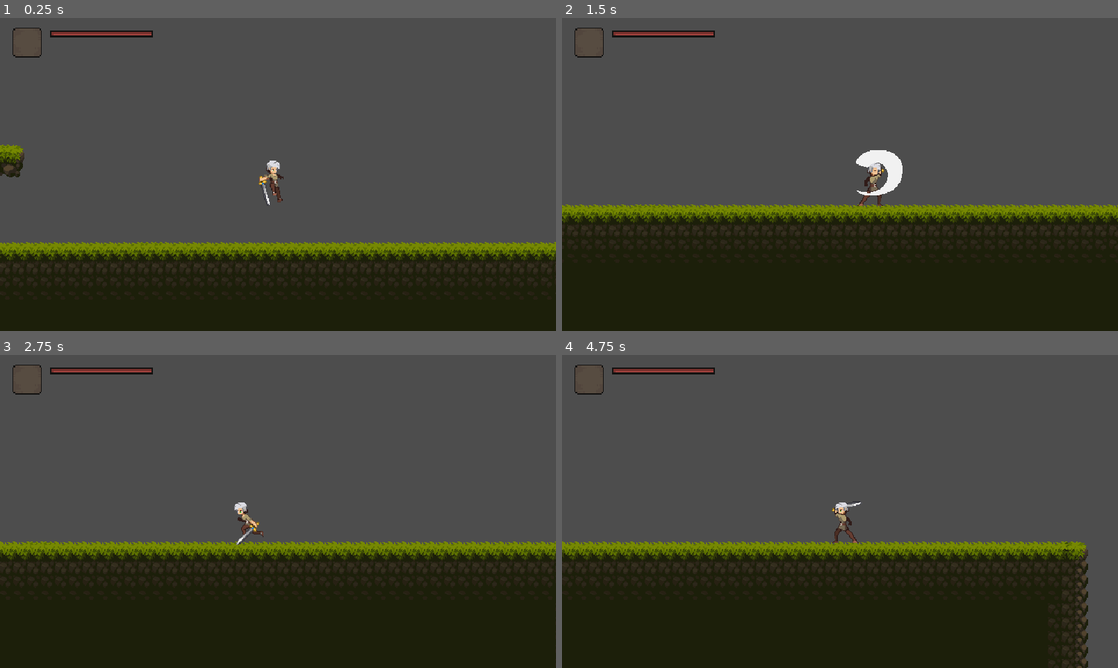
Above: before the commit, frames 1-4 (two rows, left to right).
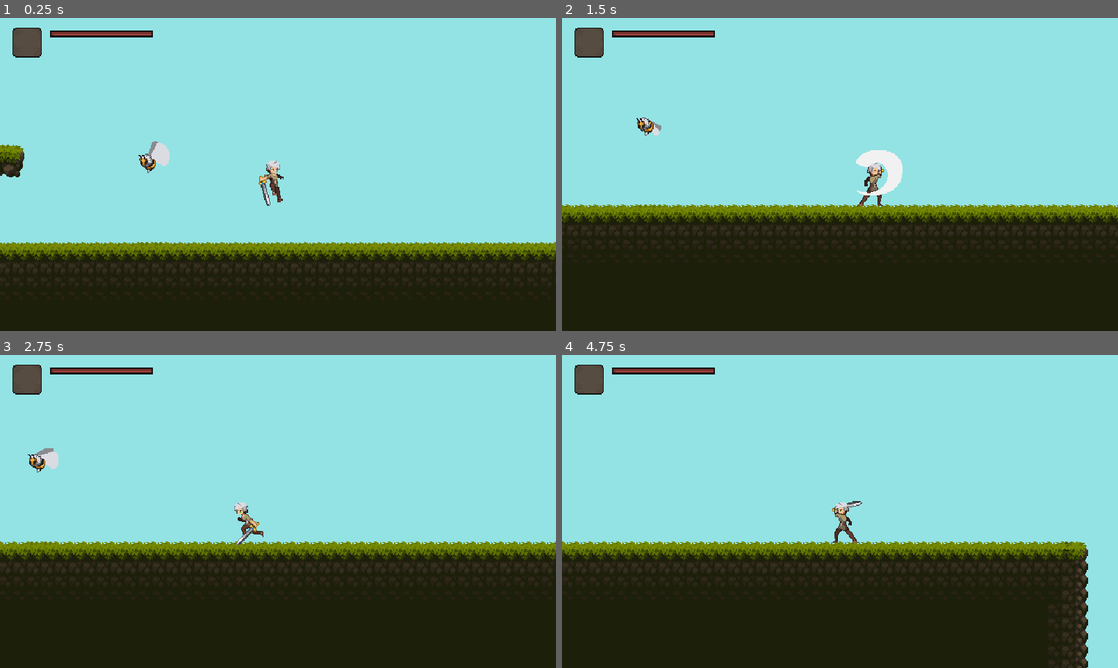
Above: after the commit, the same moments.

Repository: Dewin154/Project_Lynx
Game: Godot game, scene res://levels/test_level.tscn
Two runs of this game, one before a commit and one after it. Both use one fixed random seed, a clock stepped at 60 frames per second and the inputs below.
Inputs:
- Up to frame 1 (0.25 s): no input
- Up to frame 2 (1.5 s): hold D (move_right) from 0.53 s (still down); tap Keypad 1 (attack) at 0.6, 1.35 s; tap W (jump) at 0.77 s
- Up to frame 3 (2.75 s): tap W (jump) at 1.52 s; release D (move_right) at 2.03 s; hold A (move_left) from 2.03 s (still down); tap Keypad 1 (attack) at 2.1 s
- Up to frame 4 (4.75 s): release A (move_left) at 2.78 s; hold D (move_right) 2.78-4.28 s; tap Keypad 1 (attack) at 2.85, 3.6, 4.35 s; tap W (jump) at 3.02, 3.77, 4.52 s; hold A (move_left) from 4.28 s (still down)

The runs differ from the first frame. In frame 1, 70% of the frame differs, in the area x 0-100%, y 0-73%; in frame 2, 58%; in frame 3, 59%; in frame 4, 61%.

Commit message:
Added new Enemy Bee
- Added Animations for bee

- Added blank Script for bee

Diff:
--- a/enemies/abstract_enemies.gd
+++ b/enemies/abstract_enemies.gd
@@ -20,7 +20,7 @@
 	push_error("take_damage() must be overridden in subclasses!")
 
 # Abstract function
-func move() -> void:
+func move(delta: float) -> void:
 	push_error("move() must be overridden in subclasses!")
 
 # Abstract function
--- /dev/null
+++ b/enemies/bee/bee.gd
@@ -0,0 +1,31 @@
+class_name Bee
+extends AbstractEnemies
+
+enum State {Fly, Attack, Hit}
+
+var health = 40
+
+
+
+# Called when the node enters the scene tree for the first time.
+func _ready() -> void:
+	pass # Replace with function body.
+
+
+# Called every frame. 'delta' is the elapsed time since the previous frame.
+func _process(delta: float) -> void:
+	move(delta)
+
+# Must be overriden, otherwise gravity is applied to bee
+func falling(delta: float) -> void:
+	pass
+
+# Controls the flying of the bee and as such the movement of the bee
+func move(delta: float):
+	pass
+
+func take_damage(damage):
+	pass
+
+func play_animations() -> void:
+	pass
--- /dev/null
+++ b/enemies/bee/bee.tscn
@@ -0,0 +1,128 @@
+[gd_scene load_steps=19 format=3 uid="uid://c4ig87q4vy1ni"]
+
+[ext_resource type="Script" path="res://enemies/bee/bee.gd" id="1_swn2f"]
+[ext_resource type="Texture2D" uid="uid://me25c1n8x85d" path="res://enemies/bee/resources/Attack-Sheet.png" id="2_ohhyi"]
+[ext_resource type="Texture2D" uid="uid://bi0agy5csbycy" path="res://enemies/bee/resources/Fly-Sheet.png" id="3_pw5uf"]
+[ext_resource type="Texture2D" uid="uid://cm4jds4amqoy7" path="res://enemies/bee/resources/Hit-Sheet.png" id="4_yf2uo"]
+
+[sub_resource type="AtlasTexture" id="AtlasTexture_wlde1"]
+atlas = ExtResource("2_ohhyi")
+region = Rect2(0, 0, 64, 64)
+
+[sub_resource type="AtlasTexture" id="AtlasTexture_1kff0"]
+atlas = ExtResource("2_ohhyi")
+region = Rect2(64, 0, 64, 64)
+
+[sub_resource type="AtlasTexture" id="AtlasTexture_q5p25"]
+atlas = ExtResource("2_ohhyi")
+region = Rect2(128, 0, 64, 64)
+
+[sub_resource type="AtlasTexture" id="AtlasTexture_p78sj"]
+atlas = ExtResource("2_ohhyi")
+region = Rect2(192, 0, 64, 64)
+
+[sub_resource type="AtlasTexture" id="AtlasTexture_7mi72"]
+atlas = ExtResource("3_pw5uf")
+region = Rect2(0, 0, 64, 64)
+
+[sub_resource type="AtlasTexture" id="AtlasTexture_j6ser"]
+atlas = ExtResource("3_pw5uf")
+region = Rect2(64, 0, 64, 64)
+
+[sub_resource type="AtlasTexture" id="AtlasTexture_o7btb"]
+atlas = ExtResource("3_pw5uf")
+region = Rect2(128, 0, 64, 64)
+
+[sub_resource type="AtlasTexture" id="AtlasTexture_hsef5"]
+atlas = ExtResource("3_pw5uf")
+region = Rect2(192, 0, 64, 64)
+
+[sub_resource type="AtlasTexture" id="AtlasTexture_6nx16"]
+atlas = ExtResource("4_yf2uo")
+region = Rect2(0, 0, 64, 64)
+
+[sub_resource type="AtlasTexture" id="AtlasTexture_3gwpa"]
+atlas = ExtResource("4_yf2uo")
+region = Rect2(64, 0, 64, 64)
+
+[sub_resource type="AtlasTexture" id="AtlasTexture_olll6"]
+atlas = ExtResource("4_yf2uo")
+region = Rect2(128, 0, 64, 64)
+
+[sub_resource type="AtlasTexture" id="AtlasTexture_o0gxk"]
+atlas = ExtResource("4_yf2uo")
+region = Rect2(192, 0, 64, 64)
+
+[sub_resource type="SpriteFrames" id="SpriteFrames_kw4re"]
+animations = [{
+"frames": [{
+"duration": 1.0,
+"texture": SubResource("AtlasTexture_wlde1")
+}, {
+"duration": 1.0,
+"texture": SubResource("AtlasTexture_1kff0")
+}, {
+"duration": 1.0,
+"texture": SubResource("AtlasTexture_q5p25")
+}, {
+"duration": 1.0,
+"texture": SubResource("AtlasTexture_p78sj")
+}],
+"loop": false,
+"name": &"attack",
+"speed": 9.0
+}, {
+"frames": [{
+"duration": 1.0,
+"texture": SubResource("AtlasTexture_7mi72")
+}, {
+"duration": 1.0,
+"texture": SubResource("AtlasTexture_j6ser")
+}, {
+"duration": 1.0,
+"texture": SubResource("AtlasTexture_o7btb")
+}, {
+"duration": 1.0,
+"texture": SubResource("AtlasTexture_hsef5")
+}],
+"loop": true,
+"name": &"fly",
+"speed": 9.0
+}, {
+"frames": [{
+"duration": 1.0,
+"texture": SubResource("AtlasTexture_6nx16")
+}, {
+"duration": 1.0,
+"texture": SubResource("AtlasTexture_3gwpa")
+}, {
+"duration": 1.0,
+"texture": SubResource("AtlasTexture_olll6")
+}, {
+"duration": 1.0,
+"texture": SubResource("AtlasTexture_o0gxk")
+}],
+"loop": true,
+"name": &"hit",
+"speed": 9.0
+}]
+
+[sub_resource type="CapsuleShape2D" id="CapsuleShape2D_63eil"]
+radius = 7.06379
+height = 21.2555
+
+[node name="Bee" type="CharacterBody2D"]
+collision_layer = 2
+collision_mask = 2
+script = ExtResource("1_swn2f")
+
+[node name="AnimatedSprite2D" type="AnimatedSprite2D" parent="."]
+sprite_frames = SubResource("SpriteFrames_kw4re")
+animation = &"fly"
+autoplay = "fly"
+frame_progress = 0.868154
+
+[node name="CollisionShape2D" type="CollisionShape2D" parent="."]
+position = Vector2(1.19209e-07, 1)
+rotation = -0.830777
+shape = SubResource("CapsuleShape2D_63eil")
--- a/enemies/snail/snail.gd
+++ b/enemies/snail/snail.gd
@@ -17,10 +17,12 @@
 
 func _ready() -> void:
 	current_state = State.Moving
+	healthbar.max_value = health
+	healthbar.value = health
 
 func _physics_process(delta: float) -> void:
 	super(delta)
-	move()
+	move(delta)
 	#print("State1: ", State.keys()[current_state])
 	play_animations()
 
@@ -64,7 +66,7 @@
 	leaving_protection_animation_already_playing = false
 	leave_protection_timer.start()
 
-func move() -> void:
+func move(delta: float) -> void:
 	if current_state not in [State.Dying, State.Protecting]:
 		if direction_right and velocity.x <= 30:
 			velocity.x += 0.5
--- a/levels/test_level.tscn
+++ b/levels/test_level.tscn
@@ -7,6 +7,7 @@
 [ext_resource type="Texture2D" uid="uid://s7g8xqmufijd" path="res://graphics/HUD/player_health.png" id="5_vt3ck"]
 [ext_resource type="Texture2D" uid="uid://i0go1lnnqldj" path="res://graphics/HUD/player_health_border.png" id="6_hg4k8"]
 [ext_resource type="Texture2D" uid="uid://dwl5fqv5ahw2i" path="res://graphics/HUD/health_enemy.png" id="7_l2hid"]
+[ext_resource type="PackedScene" uid="uid://c4ig87q4vy1ni" path="res://enemies/bee/bee.tscn" id="8_lit4m"]
 
 [sub_resource type="TileSetAtlasSource" id="TileSetAtlasSource_4fpe4"]
 texture = ExtResource("1_o3lbo")
@@ -552,7 +553,6 @@
 position = Vector2(-199, 81)
 
 [node name="ParallaxBackground" type="ParallaxBackground" parent="."]
-visible = false
 
 [node name="ParallaxLayer" type="ParallaxLayer" parent="ParallaxBackground"]
 motion_mirroring = Vector2(6480, 0)
@@ -584,3 +584,6 @@
 nine_patch_stretch = true
 texture_progress = ExtResource("7_l2hid")
 metadata/_edit_use_anchors_ = true
+
+[node name="Bee" parent="." instance=ExtResource("8_lit4m")]
+position = Vector2(173, 165)
Binary file added: enemies/bee/resources/Attack-Sheet.png
Not shown, added: enemies/bee/resources/Attack-Sheet.png.import
Binary file added: enemies/bee/resources/Fly-Sheet.png
Not shown, added: enemies/bee/resources/Fly-Sheet.png.import
Binary file added: enemies/bee/resources/Hit-Sheet.png
Not shown, added: enemies/bee/resources/Hit-Sheet.png.import
Not shown: 1 places in levels/test_level.tscn that only renumber resources
